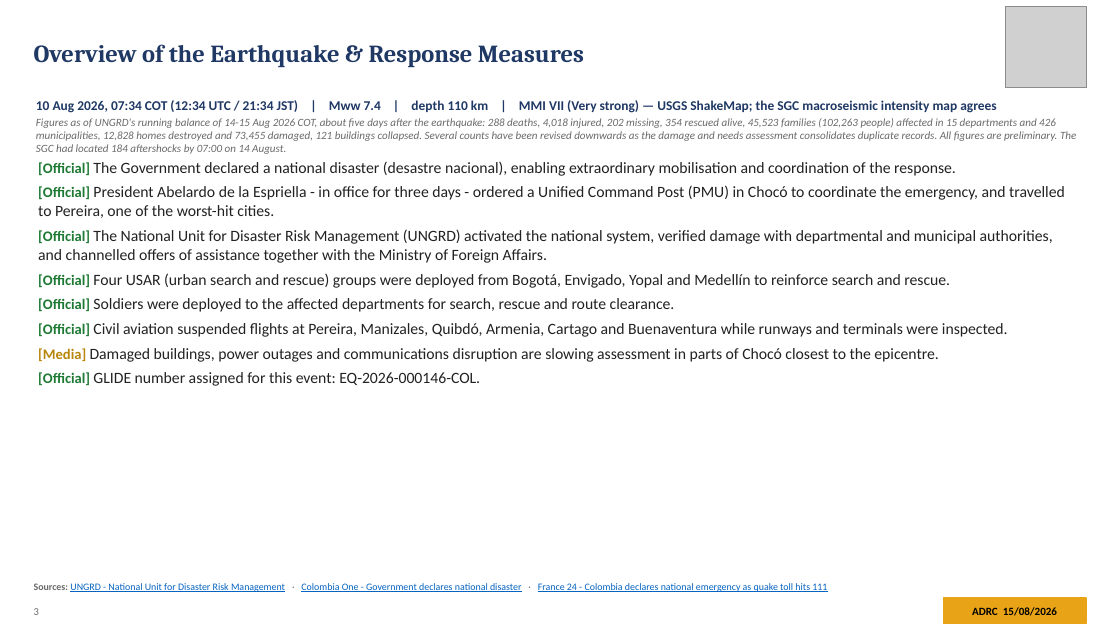
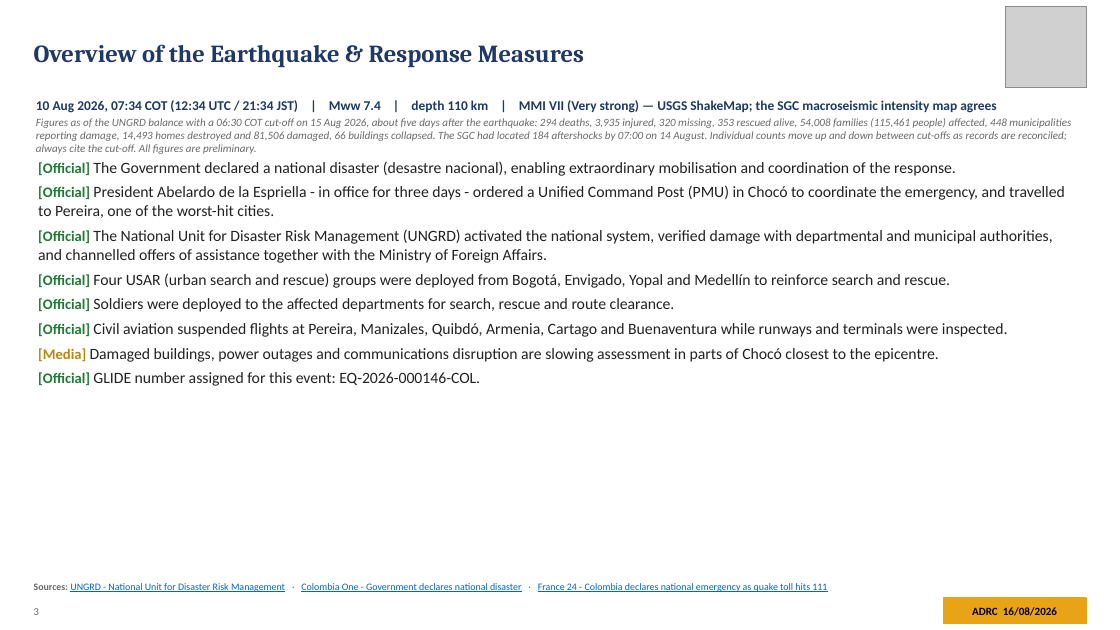
Before and after one commit to kochobi-max/whatsmap, a slide deck: slide 3 of reports/colombia_eq_20260810/output/ADRC_EQ_COL_Choco_20260810_EN.pptx. Drawn at 1120x630 pixels with LibreOffice and Linux fonts; fonts in the diff are those of the drawing; grey boxes stand for pictures. Boxes give left, top, right and bottom in pixels: in the first picture for what was removed or moved away, otherwise in the second. Text is boxed around its words. In the diff, an @@ line names an element or a change of style, - is before the commit and + after.

```diff
--- a/reports/colombia_eq_20260810/output/ADRC_EQ_COL_Choco_20260810_EN.pptx
+++ b/reports/colombia_eq_20260810/output/ADRC_EQ_COL_Choco_20260810_EN.pptx
@@ text at (x1=36, y1=118, x2=1071, y2=154): text changed @@
-Figures as of UNGRD's running balance of 14-15 Aug 2026 COT, about five days after the earthquake: 288 deaths, 4,018 injured, 202 missing, 354 rescued alive, 45,523 families (102,263 people) affected in 15 departments and 426 municipalities, 12,828 homes destroyed and 73,455 damaged, 121 buildings collapsed. Several counts have been revised downwards as the damage and needs assessment consolidates duplicate records. All figures are preliminary. The SGC had located 184 aftershocks by 07:00 on 14 August.
+Figures as of the UNGRD balance with a 06:30 COT cut-off on 15 Aug 2026, about five days after the earthquake: 294 deaths, 3,935 injured, 320 missing, 353 rescued alive, 54,008 families (115,461 people) affected, 448 municipalities reporting damage, 14,493 homes destroyed and 81,506 damaged, 66 buildings collapsed. The SGC had located 184 aftershocks by 07:00 on 14 August. Individual counts move up and down between cut-offs as records are reconciled; always cite the cut-off. All figures are preliminary.
```
Also in this commit, not shown: 34 other slides changed, 1 slide added, 8 other files.
